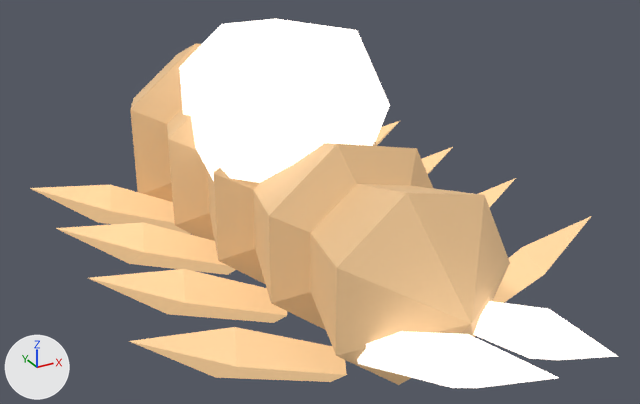
The glTF model assets/models/glb/deep-fracture-creature-CrystalParasite-earth.glb: old version first, new version second.
Camera for both pictures: a camera (50 mm lens) standing at (-0.915, -1.788, 1.085) and looking at (-0.019, -0.159, 0.27). The lights are fixed; the arrows at lower left show +X, +Y and +Z. The picture after the commit comes second. Vertices at exactly the same position are counted once.

Objects in the first picture: 'body0', 'body1', 'body2', 'body3', 'body4', 'feeding-spike-left', 'feeding-spike-right', 'hook-l0', 'hook-l1', 'hook-l2', 'hook-l3', 'hook-r0', 'hook-r1', 'hook-r2', 'hook-r3', 'regrowth-core'.
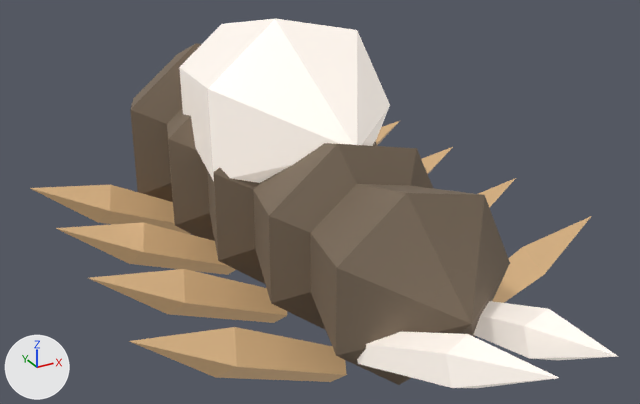
Pixel boxes (x1, y1, x2, y2) of what changed, in the pictures (640 x 404 px):
'body4', recoloured, surface changed (beige to brown)
    both: (310, 184, 510, 385)
'regrowth-core', recoloured, surface changed
    both: (179, 19, 390, 183)
'body3', recoloured, surface changed (beige to brown)
    both: (253, 143, 433, 330)
'hook-l3', recoloured (darker)
    both: (129, 327, 347, 382)
'feeding-spike-left', recoloured, surface changed
    both: (357, 332, 559, 388)
'hook-l2', recoloured (darker)
    both: (89, 269, 287, 323)
'feeding-spike-right', recoloured, surface changed
    both: (473, 301, 618, 360)
'body0', recoloured, surface changed (beige to brown)
    both: (130, 43, 202, 202)
'hook-l1', recoloured (darker)
    both: (56, 222, 236, 275)
'body2', recoloured, surface changed (darker)
    both: (207, 142, 377, 284)
'body1', recoloured, surface changed, shading changed (beige to brown)
    both: (167, 108, 215, 241)
'hook-l0', recoloured (darker)
    both: (30, 185, 191, 235)
'hook-r3', recoloured (darker)
    both: (493, 217, 591, 303)
'hook-r2', recoloured (darker)
    both: (478, 178, 516, 208)
'hook-r1', recoloured (darker)
    both: (421, 147, 453, 174)
'hook-r0', recoloured (darker)
    both: (376, 121, 399, 145)
part 1 of me_body1, shading changed
    both: (175, 213, 215, 241)

Patch to the scene script:
```diff
--- a/assets/models/glb/deep-fracture-creature-CrystalParasite-earth.glb.py
+++ b/assets/models/glb/deep-fracture-creature-CrystalParasite-earth.glb.py
@@ mat_export_source @@
 mat_export_source.roughness = 0.7
-mat_export_source.emission_color = (1.0, 0.923, 0.853)  # white #fff6ee
-mat_export_source.emission_strength = 1.257
+mat_export_source.emission_color = (0.352, 0.325, 0.3)  # grey #a09a95
+mat_export_source.emission_strength = 1.0
@@ mat_export_source_001 @@
 mat_export_source_001 = principled_material('export-source.001')
-mat_export_source_001.base_color = (0.66, 0.43, 0.22)  # beige #d4af81
+mat_export_source_001.base_color = (0.207, 0.154, 0.106)  # brown #7e6d5c
 mat_export_source_001.roughness = 0.7
-mat_export_source_001.emission_color = (0.165, 0.107, 0.055)  # brown #715c42
-mat_export_source_001.emission_strength = 1.0
@@ mat_export_source_002 @@
 mat_export_source_002.roughness = 0.7
-mat_export_source_002.emission_color = (0.528, 0.344, 0.176)  # brown #c09e74
+mat_export_source_002.emission_color = (0.148, 0.0963, 0.0493)  # brown #6b573f
 mat_export_source_002.emission_strength = 1.0
@@ me_body1 @@
 me_body1.from_pydata(...)  # 16 vertices, 28 faces; spans x -0.259..0.259, y -0.189..0.189, z -0.265..0.265
 # used by ob_body1; location = (0.013, 0.241, 0.23)
+# me_body1 part 1: the 1 face centred in x -0.115, y -0.086, z -0.128 is now shaded smooth
 me_body1.materials.append(mat_export_source_001)
```
